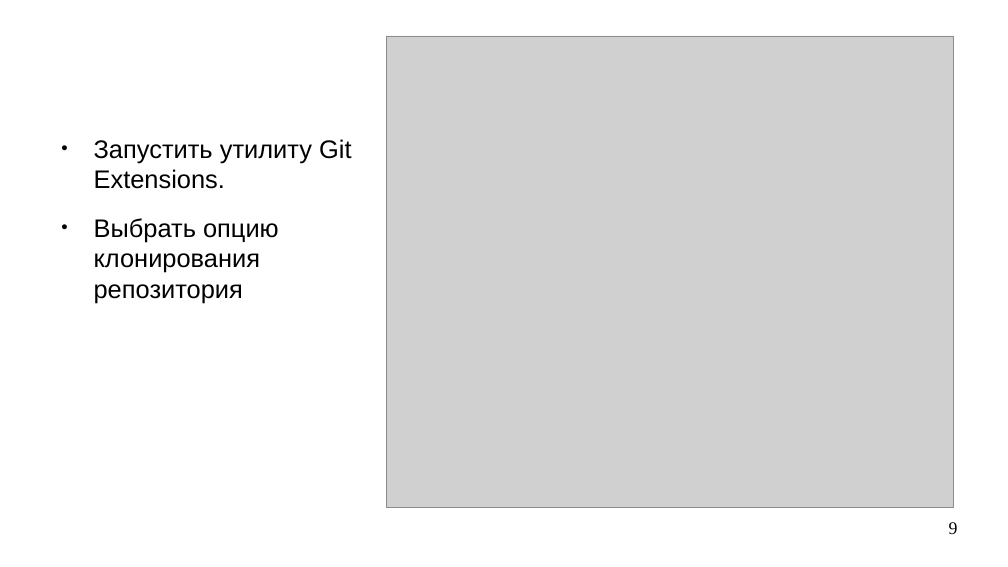
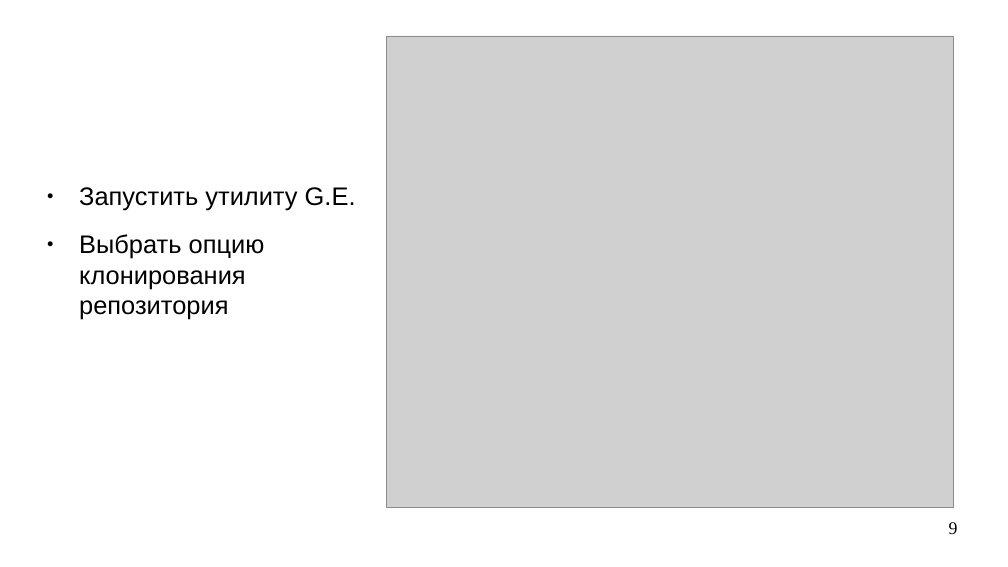
Before and after one commit to steelcraft/stud-lab, a slide deck: slide 9 of Практические занятия/Работа с Git.odp. Drawn at 1008x567 pixels with LibreOffice and Linux fonts; fonts in the diff are those of the drawing; grey boxes stand for pictures. Boxes give left, top, right and bottom in pixels: in the first picture for what was removed or moved away, otherwise in the second. Text is boxed around its words. In the diff, an @@ line names an element or a change of style, - is before the commit and + after.

```diff
--- a/Практические занятия/Работа с Git.odp
+++ b/Практические занятия/Работа с Git.odp
@@ text "Запустить утилиту G.E.": place and size @@
-text "Запустить утилиту G.E." at bbox=[94, 139, 351, 303]
+text "Запустить утилиту G.E." at bbox=[79, 187, 356, 320]
@@ text at bbox=[79, 187, 356, 210]: text changed @@
-● Запустить утилиту Git Extensions.
+● Запустить утилиту G.E.
```
Also in this commit, not shown: 2 other slides changed, 7 slides added.
